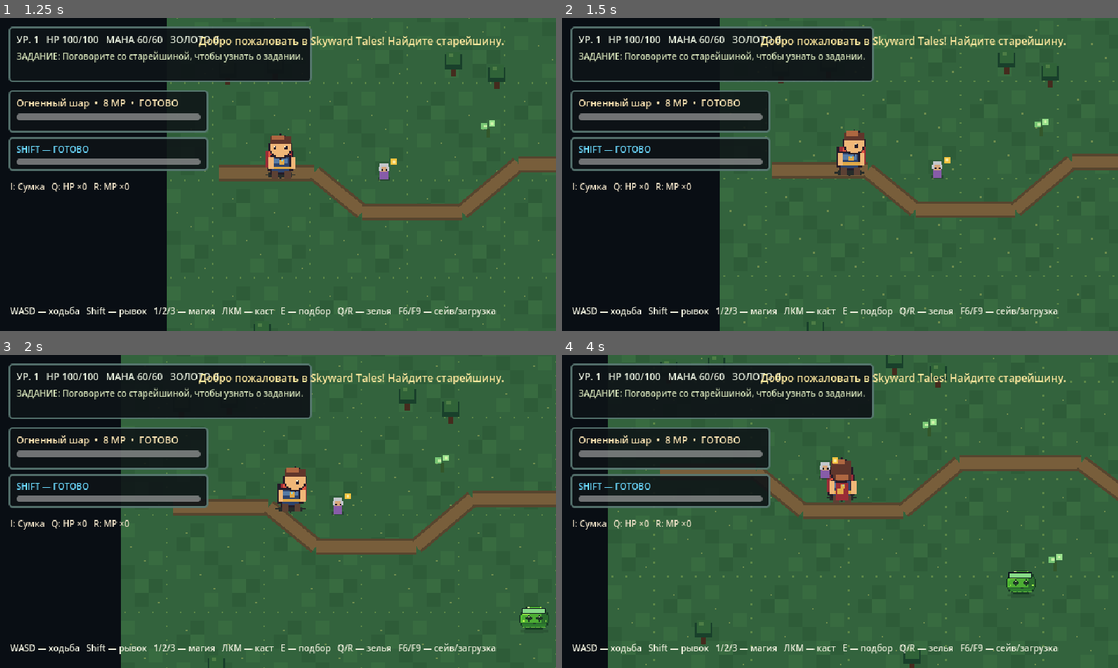
Above: before the commit, frames 1-4 (two rows, left to right).
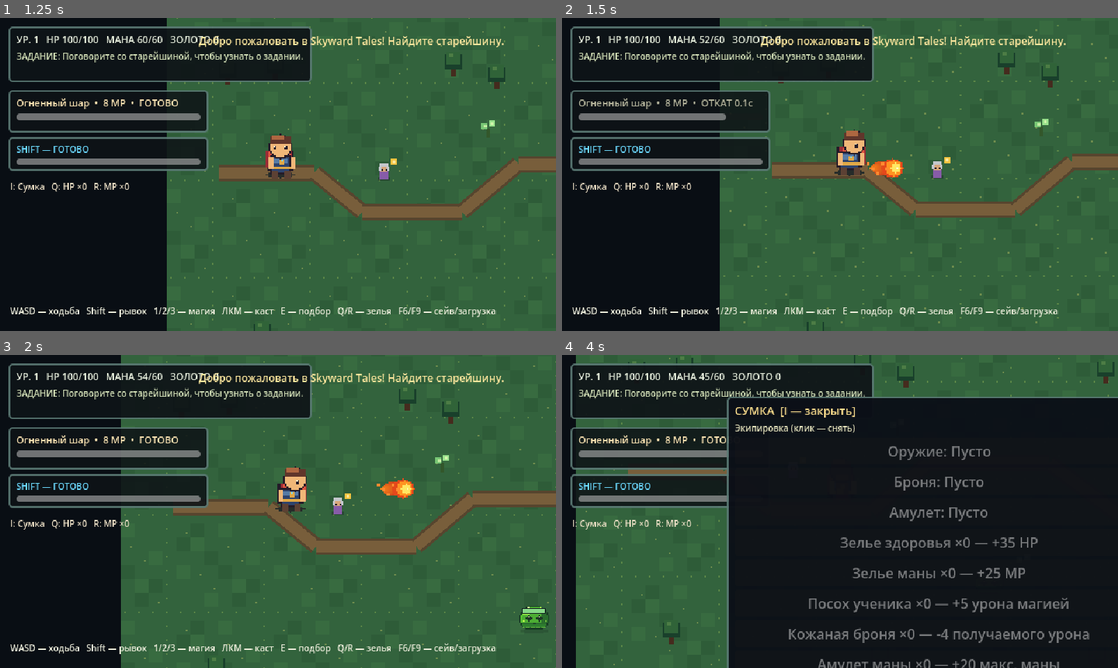
Above: after the commit, the same moments.

Repository: DoctorStrangeSH/Skyward-Tales
Game: Godot game, scene res://scenes/title_menu.tscn
Two runs of this game, one before a commit and one after it. Both use one fixed random seed, a clock stepped at 60 frames per second and the inputs below.
Inputs (mouse positions are in pixels of both pictures, inside the frame that each line leads up to):
- Up to frame 1 (1.25 s): click "Новая игра" at 0.5 s
- Up to frame 2 (1.5 s): tap Enter at 1.25 s; move the mouse to (962, 158) at 1.27 s; press the mouse at (962, 158) at 1.28 s; hold D (move_right) from 1.28 s (still down)
- Up to frame 3 (2 s): keep holding D (move_right)
- Up to frame 4 (4 s): move the mouse to (728, 527) at 2.02 s; release D (move_right) at 2.03 s; release the mouse at (728, 527) at 2.03 s; hold S (move_down) 2.03-2.78 s; tap E (interact) at 2.1 s; click (728, 527) at 2.17 s; move the mouse to (895, 442) at 2.77 s; hold D (move_right) 2.78-3.53 s; tap Shift at 2.85 s; click (895, 442) at 2.92 s; move the mouse to (812, 574) at 3.52 s; hold W (move_up) from 3.53 s (still down); tap I at 3.6 s; click (812, 574) at 3.67 s

Frame 1 is identical in both runs. In frame 2, 0.7% of the frame differs, in the area x 3-62%, y 5-52%; in frame 3, 0.3%; in frame 4, 63%, in the area x 1-100%, y 0-100%.
Error before the commit: Invalid access to property or key 'talent_visible' on a base object of type 'CanvasLayer (GameHud)'. (res://scripts/main.gd:87)

Commit message:
feat: implement level-up talent choices and saveable character builds

Diff:
--- a/scripts/hud.gd
+++ b/scripts/hud.gd
@@ -24,11 +24,15 @@
 signal defeat_restart_requested
 signal defeat_load_requested
 signal defeat_menu_requested
+signal talent_selected(talent_id: String)
 var pause_panel: PanelContainer
 var defeat_panel: PanelContainer
 var defeat_hint_label: Label
 var defeat_load_button: Button
 var defeat_visible: bool = false
+var talent_panel: PanelContainer
+var talent_list: VBoxContainer
+var talent_visible: bool = false
 var message_time: float = 0.0
 var dialogue_visible: bool = false
 
@@ -169,6 +173,27 @@
 	_pause_button(defeat_box, "Главное меню", func() -> void: defeat_menu_requested.emit())
 	defeat_panel.visible = false
 
+	talent_panel = PanelContainer.new()
+	talent_panel.position = Vector2(128, 35)
+	talent_panel.custom_minimum_size = Vector2(384, 290)
+	talent_panel.mouse_filter = Control.MOUSE_FILTER_STOP
+	talent_panel.add_theme_stylebox_override("panel", _panel_style(Color(0.035, 0.055, 0.085, 0.99)))
+	root.add_child(talent_panel)
+	var talent_box := VBoxContainer.new()
+	talent_box.add_theme_constant_override("separation", 8)
+	talent_panel.add_child(talent_box)
+	var talent_title := _make_label("НОВЫЙ УРОВЕНЬ — ВЫБЕРИТЕ ТАЛАНТ", 14, Color(1.0, 0.87, 0.58))
+	talent_title.horizontal_alignment = HORIZONTAL_ALIGNMENT_CENTER
+	talent_box.add_child(talent_title)
+	var talent_subtitle := _make_label("Выбор изменит ваш стиль игры. Каждый талант можно усилить до III ранга.", 10, Color(0.77, 0.83, 0.88))
+	talent_subtitle.autowrap_mode = TextServer.AUTOWRAP_WORD_SMART
+	talent_subtitle.horizontal_alignment = HORIZONTAL_ALIGNMENT_CENTER
+	talent_box.add_child(talent_subtitle)
+	talent_list = VBoxContainer.new()
+	talent_list.add_theme_constant_override("separation", 7)
+	talent_box.add_child(talent_list)
+	talent_panel.visible = false
+
 	dialogue_panel = PanelContainer.new()
 	dialogue_panel.position = Vector2(140, 246)
 	dialogue_panel.custom_minimum_size = Vector2(360, 100)
@@ -188,7 +213,7 @@
 			message_label.text = ""
 
 func _unhandled_input(event: InputEvent) -> void:
-	if defeat_visible:
+	if defeat_visible or talent_visible:
 		return
 	if event.is_action_pressed("pause"):
 		_set_paused(not get_tree().paused)
@@ -202,7 +227,7 @@
 	parent.add_child(button)
 
 func _set_paused(paused: bool) -> void:
-	if defeat_visible and not paused:
+	if (defeat_visible or talent_visible) and not paused:
 		return
 	get_tree().paused = paused
 	pause_panel.visible = paused
@@ -273,8 +298,35 @@
 	dodge_label.modulate = Color(0.65, 0.95, 1.0) if remaining <= 0.001 else Color(0.67, 0.73, 0.8)
 	dodge_cooldown_bar.value = 1.0 if cooldown <= 0.0 else clampf(1.0 - remaining / cooldown, 0.0, 1.0)
 
+func show_talent_choices(choices: Array[Dictionary]) -> void:
+	for child in talent_list.get_children():
+		talent_list.remove_child(child)
+		child.queue_free()
+	for choice in choices:
+		var talent_id: String = str(choice.get("id", ""))
+		var rank: int = int(choice.get("rank", 0))
+		var entry := VBoxContainer.new()
+		var button := Button.new()
+		button.text = "%s   РАНГ %d → %d" % [str(choice.get("name", talent_id)), rank, rank + 1]
+		button.custom_minimum_size = Vector2(340, 34)
+		button.tooltip_text = str(choice.get("description", ""))
+		button.pressed.connect(func() -> void: talent_selected.emit(talent_id))
+		entry.add_child(button)
+		var description := _make_label(str(choice.get("description", "")), 9, Color(0.78, 0.84, 0.89))
+		description.autowrap_mode = TextServer.AUTOWRAP_WORD_SMART
+		entry.add_child(description)
+		talent_list.add_child(entry)
+	talent_visible = true
+	talent_panel.visible = true
+
+func hide_talent_choices() -> void:
+	talent_visible = false
+	if talent_panel != null:
+		talent_panel.visible = false
+
 func show_defeat(can_load: bool) -> void:
 	defeat_visible = true
+	hide_talent_choices()
 	pause_panel.visible = false
 	inventory_panel.visible = false
 	inventory_open = false
--- a/scripts/main.gd
+++ b/scripts/main.gd
@@ -27,9 +27,12 @@
 var current_region: String = "greenreach"
 var guardian_defeated: bool = false
 var game_over: bool = false
+var talent_definitions: Dictionary = {}
+var pending_level_choices: Array[int] = []
 
 func _ready() -> void:
 	_load_spell_definitions()
+	_load_talent_definitions()
 	world = get_node("World") as Node2D
 	quests = QuestManager.new()
 	player = PLAYER_SCENE.instantiate() as PlayerCharacter
@@ -49,6 +52,7 @@
 	hud.defeat_restart_requested.connect(_restart_run)
 	hud.defeat_load_requested.connect(_load_from_defeat)
 	hud.defeat_menu_requested.connect(_go_to_title)
+	hud.talent_selected.connect(_on_talent_selected)
 
 	_populate_region()
 
@@ -58,6 +62,15 @@
 	else:
 		hud.show_message("Добро пожаловать в Skyward Tales! Найдите старейшину.", 5.0)
 	_refresh_hud()
+
+func _load_talent_definitions() -> void:
+	var file := FileAccess.open("res://data/talents.json", FileAccess.READ)
+	if file == null:
+		push_warning("Каталог талантов не найден.")
+		return
+	var parsed: Variant = JSON.parse_string(file.get_as_text())
+	if parsed is Dictionary:
+		talent_definitions = parsed
 
 func _load_spell_definitions() -> void:
 	var file := FileAccess.open("res://data/spells.json", FileAccess.READ)
@@ -363,7 +376,50 @@
 		hud.show_message("Нет зелья или восстановление не требуется.", 1.5)
 
 func _on_level_up(new_level: int) -> void:
-	hud.show_message("НОВЫЙ УРОВЕНЬ: %d! Здоровье и мана восстановлены." % new_level, 3.0)
+	pending_level_choices.append(new_level)
+	if hud != null and not game_over:
+		hud.show_message("НОВЫЙ УРОВЕНЬ: %d! Здоровье и мана восстановлены." % new_level, 2.5)
+		_present_next_level_choice()
+
+func _present_next_level_choice() -> void:
+	if pending_level_choices.is_empty() or game_over or hud == null or hud.talent_visible:
+		return
+	var available: Array[Dictionary] = []
+	for talent_id in talent_definitions:
+		var definition: Dictionary = talent_definitions[talent_id]
+		var rank: int = int(player.talents.get(talent_id, 0))
+		var maximum: int = int(definition.get("max_rank", 3))
+		if rank < maximum:
+			available.append({
+				"id": str(talent_id),
+				"name": str(definition.get("name", talent_id)),
+				"description": str(definition.get("description", "")),
+				"rank": rank,
+				"max_rank": maximum
+			})
+	if available.is_empty():
+		pending_level_choices.clear()
+		hud.show_message("Все таланты изучены. Следующий уровень принесёт новые возможности.", 3.0)
+		return
+	available.shuffle()
+	var choices: Array[Dictionary] = []
+	for index in range(mini(3, available.size())):
+		choices.append(available[index])
+	hud.show_talent_choices(choices)
+	get_tree().paused = true
+
+func _on_talent_selected(talent_id: String) -> void:
+	if not hud.talent_visible or not player.apply_talent(talent_id):
+		return
+	if not pending_level_choices.is_empty():
+		pending_level_choices.pop_front()
+	hud.hide_talent_choices()
+	if pending_level_choices.is_empty():
+		get_tree().paused = false
+		hud.show_message("Талант изучен: " + str(talent_definitions.get(talent_id, {}).get("name", talent_id)), 2.5)
+	else:
+		_present_next_level_choice()
+	_refresh_hud()
 
 func _update_spell_hud() -> void:
 	var spell: Dictionary = spell_definitions.get(selected_spell_id, {})
@@ -382,7 +438,7 @@
 		return
 	var spell: Dictionary = spell_definitions.get(selected_spell_id, {})
 	var mana_cost := int(spell.get("mana_cost", 8))
-	var spell_damage := int(spell.get("damage", 18)) + player.get_spell_bonus()
+	var spell_damage := int(spell.get("damage", 18)) + player.get_spell_bonus(selected_spell_id)
 	if not player.spend_mana(mana_cost):
 		hud.show_message("Недостаточно маны.", 1.2)
 		return
@@ -401,7 +457,7 @@
 	bolt.chain_damage_factor = float(spell.get("chain_damage_factor", 0.65))
 	add_child(bolt)
 	bolt.global_position = player.global_position + direction * 12.0
-	cast_cooldown_total = float(spell.get("cooldown", 0.25))
+	cast_cooldown_total = float(spell.get("cooldown", 0.25)) * player.get_cooldown_multiplier()
 	cast_cooldown_remaining = cast_cooldown_total
 	_update_spell_hud()
 
@@ -422,7 +478,9 @@
 	if game_over:
 		return
 	game_over = true
+	pending_level_choices.clear()
 	if hud != null:
+		hud.hide_talent_choices()
 		hud.show_defeat(not SAVE_SCRIPT.load_snapshot(save_path).is_empty())
 	get_tree().paused = true
 
@@ -457,7 +515,8 @@
 			"experience_to_next": player.experience_to_next,
 			"gold": player.gold,
 			"inventory": player.inventory.duplicate(true),
-			"equipment": player.equipment.duplicate(true)
+			"equipment": player.equipment.duplicate(true),
+			"talents": player.talents.duplicate(true)
 		},
 		"quest": {"states": quests.states.duplicate(true), "active": quests.active_quest_id},
 		"world": {"region": current_region, "enemies": alive_enemies, "herbs": herbs, "loot": loot_items, "defeated": defeated_enemies, "guardian_defeated": guardian_defeated},
@@ -504,7 +563,7 @@
 	var quest_data: Dictionary = data["quest"]
 	var world_data: Dictionary = data["world"]
 	# Validate structure before changing existing game state.
-	if not character.get("inventory") is Dictionary or not character.get("equipment") is Dictionary:
+	if not character.get("inventory") is Dictionary or not character.get("equipment") is Dictionary or (character.has("talents") and not character.get("talents") is Dictionary):
 		return false
 	if not quest_data.get("states") is Dictionary:
 		return false
@@ -527,6 +586,10 @@
 	player.mana = clampi(int(character.get("mana", player.max_mana)), 0, player.max_mana)
 	player.inventory = character["inventory"].duplicate(true)
 	player.equipment = character["equipment"].duplicate(true)
+	player.talents = character.get("talents", {}).duplicate(true)
+	pending_level_choices.clear()
+	if hud.talent_visible:
+		hud.hide_talent_choices()
 	player.global_position = _read_position(character.get("position"), Vector2(130, 210))
 	# Recreate dynamic world state; queued old nodes must be removed from scene tree immediately.
 	for node in get_children():
--- a/scripts/player.gd
+++ b/scripts/player.gd
@@ -29,6 +29,7 @@
 var dodge_direction: Vector2 = Vector2.DOWN
 var inventory: Dictionary = {}
 var equipment: Dictionary = {"weapon": "", "armor": "", "amulet": ""}
+var talents: Dictionary = {}
 
 func _ready() -> void:
 	add_to_group("player")
@@ -117,8 +118,36 @@
 func get_armor() -> int:
 	return 4 if equipment.get("armor", "") == "leather_armor" else 0
 
-func get_spell_bonus() -> int:
-	return 5 if equipment.get("weapon", "") == "apprentice_staff" else 0
+func get_spell_bonus(spell_id: String = "") -> int:
+	var bonus: int = 5 if equipment.get("weapon", "") == "apprentice_staff" else 0
+	bonus += int(talents.get("arcane_power", 0)) * 3
+	if spell_id == "frostbolt":
+		bonus += int(talents.get("frost_lore", 0)) * 3
+	elif spell_id == "chain_lightning":
+		bonus += int(talents.get("storm_focus", 0)) * 3
+	return bonus
+
+func get_cooldown_multiplier() -> float:
+	return maxf(0.70, pow(0.92, float(talents.get("swift_cast", 0))))
+
+func apply_talent(talent_id: String) -> bool:
+	var current_rank: int = int(talents.get(talent_id, 0))
+	if current_rank >= 3:
+		return false
+	match talent_id:
+		"arcane_power", "frost_lore", "storm_focus", "vitality", "mana_well", "swift_cast":
+			talents[talent_id] = current_rank + 1
+		_:
+			return false
+	match talent_id:
+		"vitality":
+			max_health += 15
+			health = mini(max_health, health + 15)
+		"mana_well":
+			max_mana += 12
+			mana = mini(max_mana, mana + 12)
+	stats_changed.emit()
+	return true
 
 func _slot_for_item(item_id: String) -> String:
 	match item_id:
--- a/tests/level_up_talents.gd
+++ b/tests/level_up_talents.gd
@@ -38,9 +38,9 @@
 		return
 	if not _require(int(game.player.talents.get(chosen_id, 0)) == 1, "chosen talent rank was not recorded"):
 		return
-	if chosen_id == "vitality" and not _require(game.player.max_health == 115, "vitality did not increase max health"):
+	if chosen_id == "vitality" and not _require(game.player.max_health == 125, "vitality did not increase max health"):
 		return
-	if chosen_id == "mana_well" and not _require(game.player.max_mana == 72, "mana well did not increase max mana"):
+	if chosen_id == "mana_well" and not _require(game.player.max_mana == 77, "mana well did not increase max mana"):
 		return
 	if chosen_id == "swift_cast" and not _require(game.player.get_cooldown_multiplier() < 1.0, "swift cast did not reduce cooldown"):
 		return
